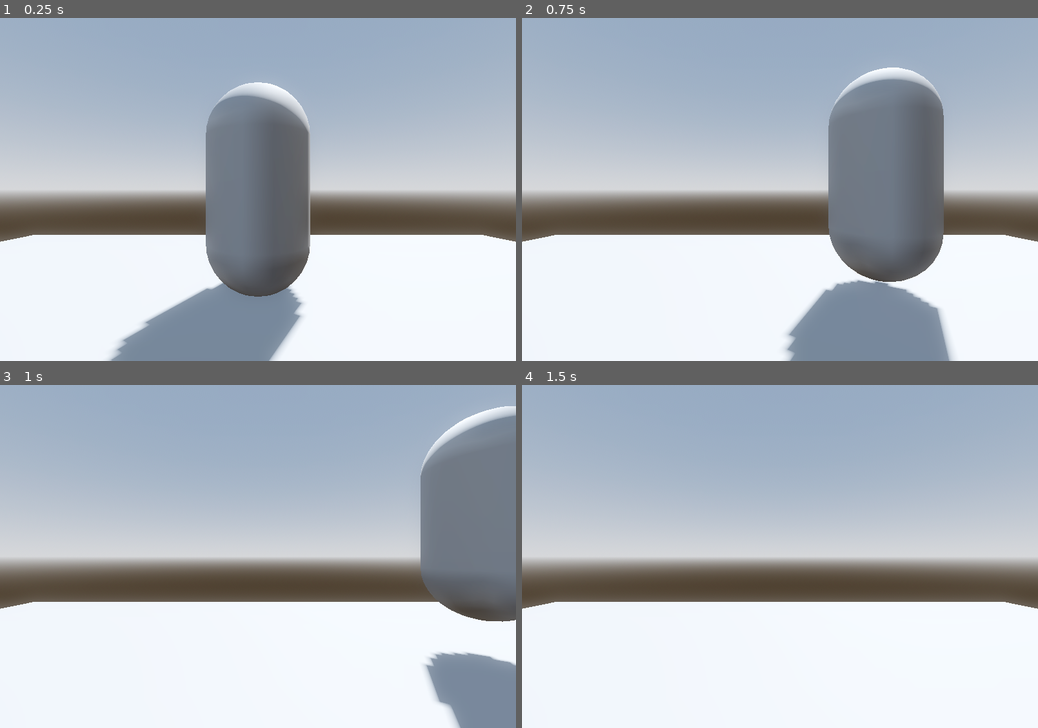
Above: before the commit, frames 1-4 (two rows, left to right).
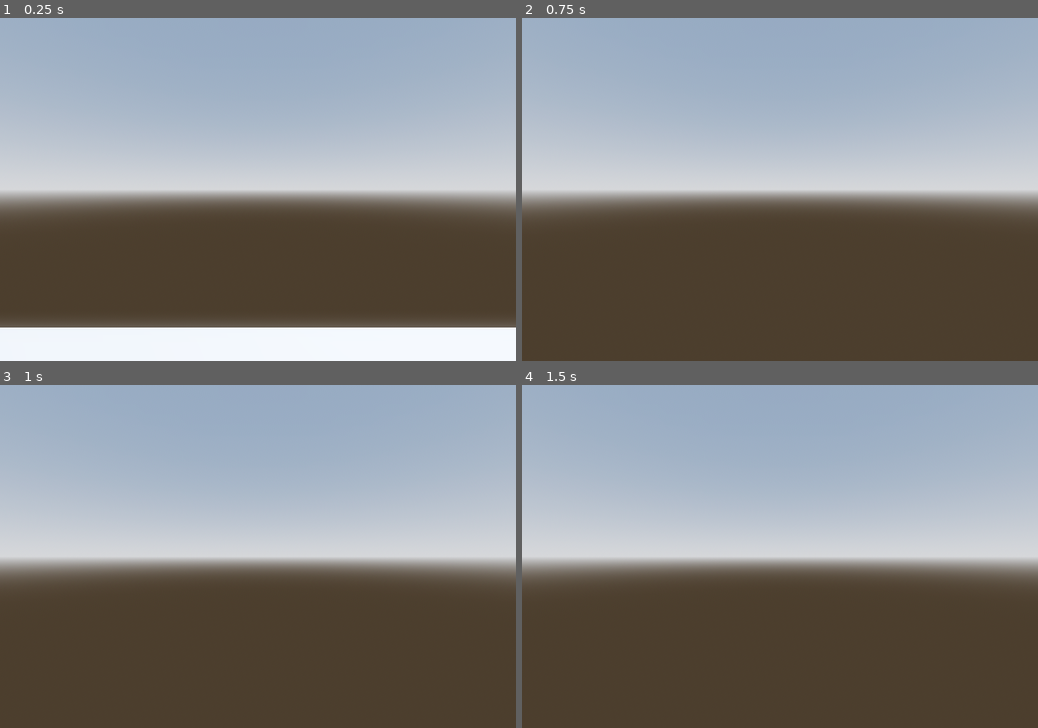
Above: after the commit, the same moments.

Repository: smkillerz777-star/Magia-Infinita
Game: Godot game, scene res://scenes/3d_main_game.tscn
Same seed, same stepped clock (60 frames per second), same inputs: the game is played once before the commit and once after it.
Inputs (mouse positions are in pixels of both pictures, inside the frame that each line leads up to):
- Up to frame 1 (0.25 s): no input
- Up to frame 2 (0.75 s): tap Enter at 0.5 s; move the mouse to (893, 172) at 0.52 s; hold D (right) from 0.53 s (still down); tap Space (jump) at 0.6 s; click (893, 172) at 0.67 s
- Up to frame 3 (1 s): keep holding D (right); tap Space (jump) at 0.77 s
- Up to frame 4 (1.5 s): tap Space (jump) at 1.07 s; move the mouse to (676, 573) at 1.27 s; release D (right) at 1.28 s; hold S (backward) from 1.28 s (still down); click (676, 573) at 1.35 s

The runs differ from the first frame. In frame 1, 39% of the frame differs, in the area x 0-100%, y 18-100%; in frame 2, 47%, in the area x 0-100%, y 14-100%; in frame 3, 47%; in frame 4, 38%.

Commit message:
fixed the logic for player movement
added gravity, made floor static body, made player movement normalized in horizontal direction but in y direction it is independent

Diff:
--- a/magia-infinita/scenes/3d_main_game.tscn
+++ b/magia-infinita/scenes/3d_main_game.tscn
@@ -34,6 +34,9 @@
 
 [sub_resource type="BoxMesh" id="BoxMesh_nxbvb"]
 
+[sub_resource type="BoxShape3D" id="BoxShape3D_nxbvb"]
+size = Vector3(10, 1, 10)
+
 [node name="Node3D" type="Node3D" unique_id=1737870311]
 
 [node name="WorldEnvironment" type="WorldEnvironment" parent="." unique_id=119031894]
@@ -42,9 +45,6 @@
 [node name="DirectionalLight3D" type="DirectionalLight3D" parent="." unique_id=328113613]
 transform = Transform3D(-0.8660254, -0.43301278, 0.25, 0, 0.49999997, 0.86602545, -0.50000006, 0.75, -0.43301266, 0, 0, 0)
 shadow_enabled = true
-
-[node name="Camera3D" type="Camera3D" parent="." unique_id=930277790]
-current = true
 
 [node name="MeshInstance3D" type="MeshInstance3D" parent="." unique_id=964270553]
 transform = Transform3D(1, 0, 0, 0, 1, 0, 0, 0, 1, 1.2484344, 0, -1.8790472)
@@ -61,6 +61,12 @@
 [node name="player" parent="." unique_id=300467718 instance=ExtResource("1_nxbvb")]
 transform = Transform3D(1, 0, 0, 0, 1, 0, 0, 0, 1, 0, 0, -2.1992178)
 
-[node name="MeshInstance3D2" type="MeshInstance3D" parent="." unique_id=1454825285]
+[node name="StaticBody3D" type="StaticBody3D" parent="." unique_id=582151465]
+
+[node name="MeshInstance3D2" type="MeshInstance3D" parent="StaticBody3D" unique_id=1454825285]
 transform = Transform3D(10, 0, 0, 0, 1, 0, 0, 0, 10, 0, -1.5153767, 0)
 mesh = SubResource("BoxMesh_nxbvb")
+
+[node name="CollisionShape3D" type="CollisionShape3D" parent="StaticBody3D" unique_id=300800856]
+transform = Transform3D(1, 0, 0, 0, 1, 0, 0, 0, 1, 0, -1.5208929, 0)
+shape = SubResource("BoxShape3D_nxbvb")
--- a/magia-infinita/scenes/player.tscn
+++ b/magia-infinita/scenes/player.tscn
@@ -16,5 +16,4 @@
 shape = SubResource("CapsuleShape3D_3vyb7")
 
 [node name="Camera3D" type="Camera3D" parent="." unique_id=1556577976]
-transform = Transform3D(1, 0, 0, 0, 1, 0, 0, 0, 1, 0, 0, 1.7943541)
-visible = false
+transform = Transform3D(1, 0, 0, 0, 1, 0, 0, 0, 1, 0, 0.65163493, -0.099971175)
--- a/magia-infinita/scripts/player.gd
+++ b/magia-infinita/scripts/player.gd
@@ -1,19 +1,24 @@
 extends CharacterBody3D
 @export var speed = 5
+@export var gravity = 15
 func _process(delta: float) -> void:
-    if(Input.is_action_just_pressed("forward")):
-        velocity.z = -1
-    if(Input.is_action_just_pressed("backward")):
-        velocity.z = 1
-    if(Input.is_action_just_released("forward") or Input.is_action_just_released("backward")):
-        velocity.z = 0
-    if(Input.is_action_just_pressed("left")):
-        velocity.x = -1
-    if(Input.is_action_just_pressed("right")):
-        velocity.x = 1
-    if(Input.is_action_just_released("left") or Input.is_action_just_released("right")):
-        velocity.x = 0
-    if(Input.is_action_just_pressed("jump")):
-        velocity.y = 1
-    velocity = velocity.normalized()*speed
-    move_and_slide()
+	if(Input.is_action_just_pressed("forward")):
+		velocity.z = -1
+	if(Input.is_action_just_pressed("backward")):
+		velocity.z = 1
+	if(Input.is_action_just_released("forward") or Input.is_action_just_released("backward")):
+		velocity.z = 0
+	if(Input.is_action_just_pressed("left")):
+		velocity.x = -1
+	if(Input.is_action_just_pressed("right")):
+		velocity.x = 1
+	if(Input.is_action_just_released("left") or Input.is_action_just_released("right")):
+		velocity.x = 0
+	if(Input.is_action_just_pressed("jump")):
+		velocity.y = speed
+	if(position.y>0.0):
+		velocity.y = velocity.y - gravity * delta
+	var hori_vel = Vector2(velocity.x,velocity.z)
+	hori_vel = hori_vel.normalized()* speed
+	velocity = Vector3(hori_vel.x,velocity.y,hori_vel.y)
+	move_and_slide()
